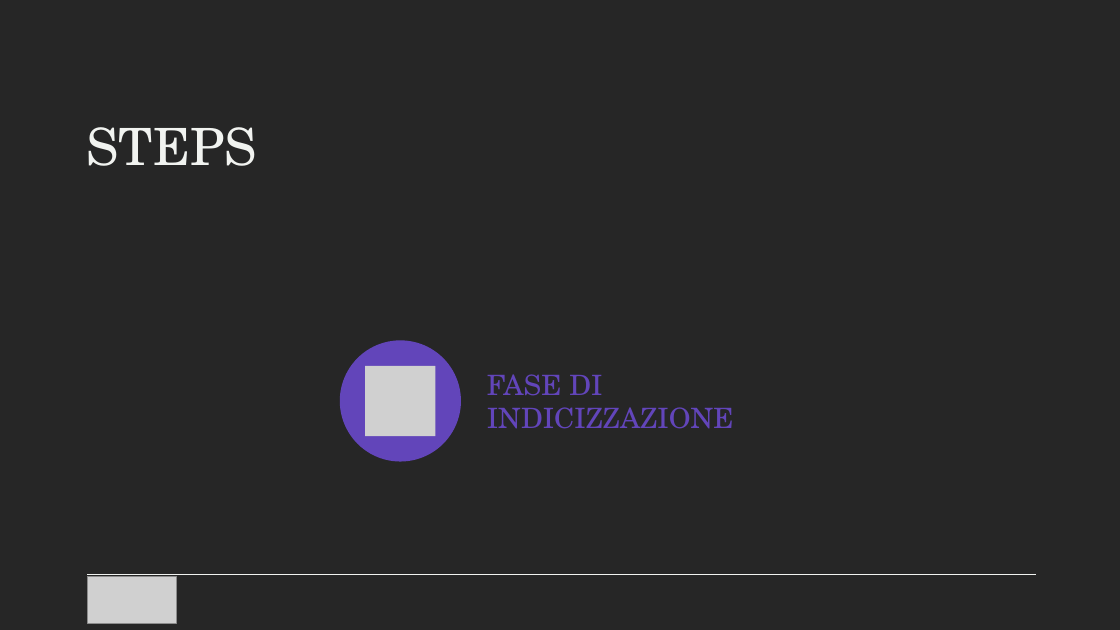
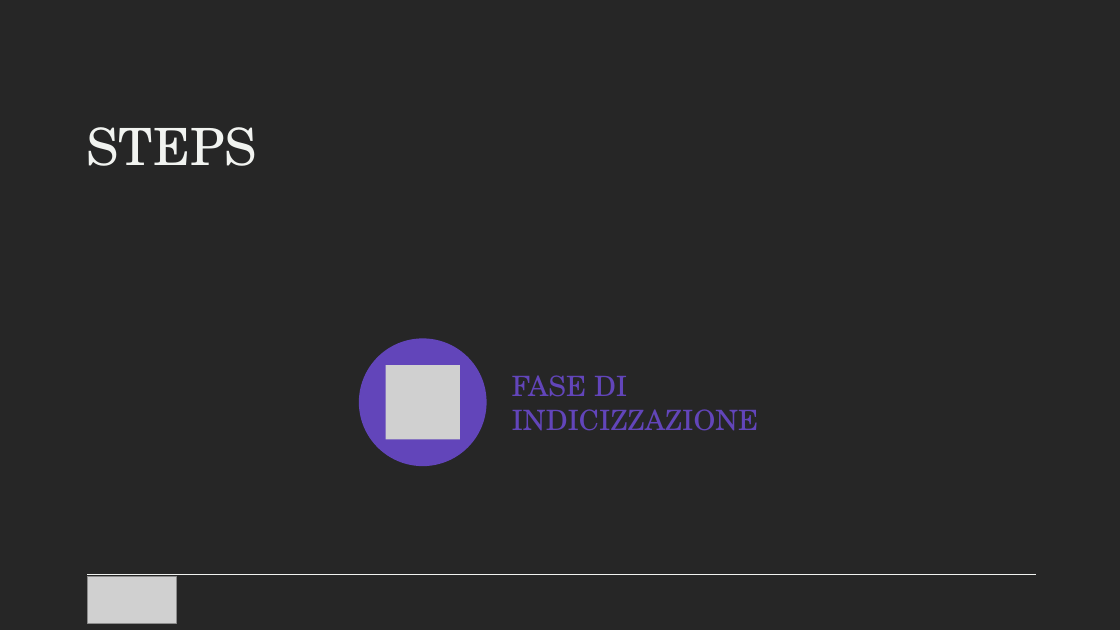
Before and after one commit to AntonioSouls/Data-Engineering-Projects, a slide deck: slide 2 of homework3/Presentazione HOMEWORK 3.pptx. Drawn at 1120x630 pixels with LibreOffice and Linux fonts; fonts in the diff are those of the drawing; grey boxes stand for pictures. Boxes give left, top, right and bottom in pixels: in the first picture for what was removed or moved away, otherwise in the second. Text is boxed around its words. In the diff, an @@ line names an element or a change of style, - is before the commit and + after.

```diff
--- a/homework3/Presentazione HOMEWORK 3.pptx
+++ b/homework3/Presentazione HOMEWORK 3.pptx
@@ ellipse: place and size @@
-ellipse at (339,340,460,461)
+ellipse at (359,339,486,466)
@@ text "FASE DI INDICIZZAZIONE": place and size @@
-text "FASE DI INDICIZZAZIONE" at (487,374,734,429)
+text "FASE DI INDICIZZAZIONE" at (512,375,759,431)
@@ picture: place and size @@
-picture at (365,365,436,436)
+picture at (386,365,460,439)
```
Also in this commit, not shown: 11 other slides changed, 5 slides added.
